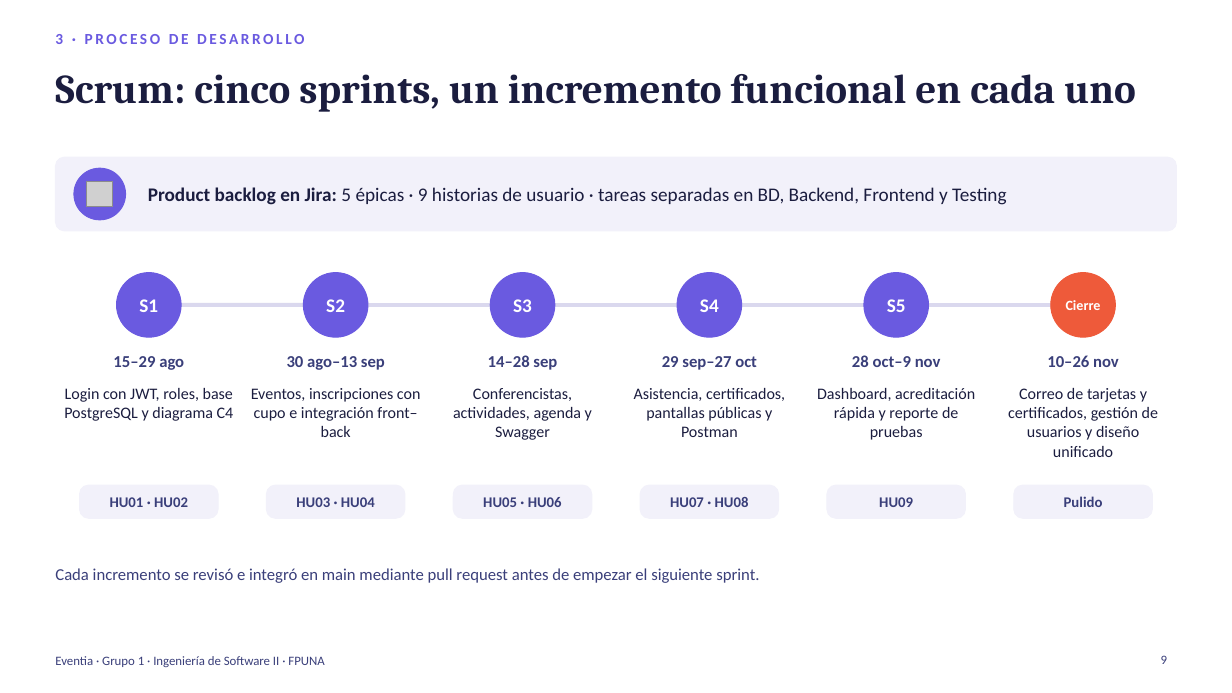
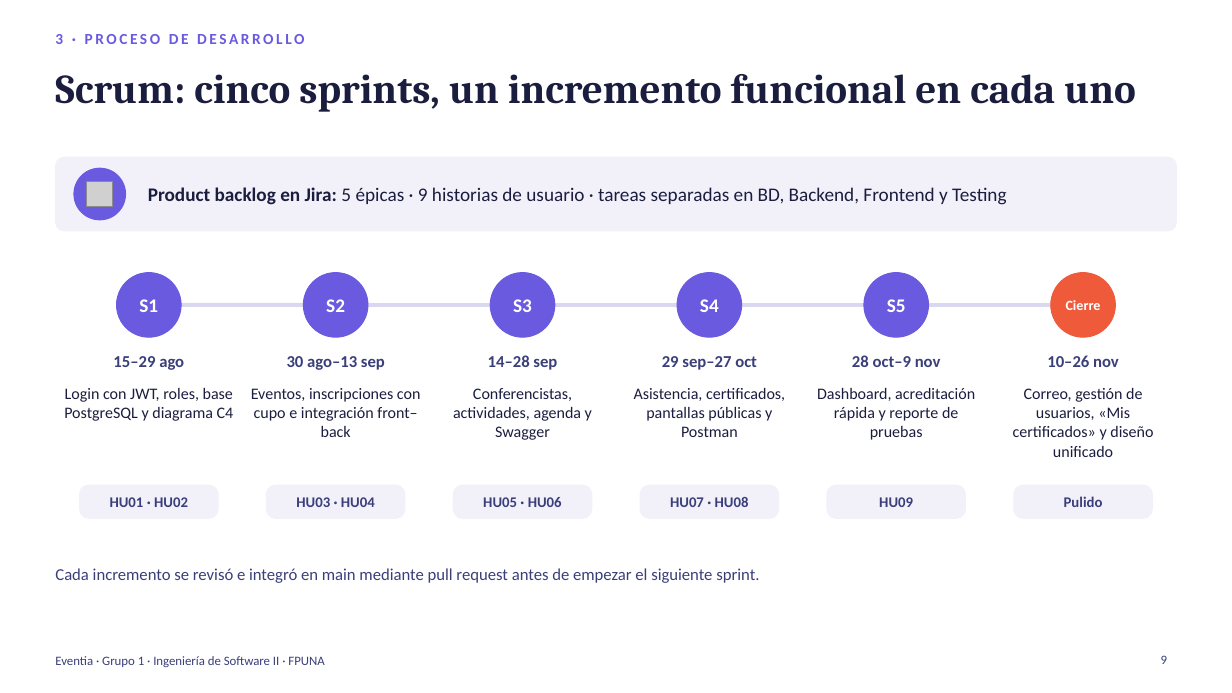
Before and after one commit to TobiasMiranda-FPUNA/Grupo-1-ING.-SOFT-II-Eventia, a slide deck: slide 9 of documentation/presentacion/Eventia_Presentacion.pptx. Drawn at 1232x693 pixels with LibreOffice and Linux fonts; fonts in the diff are those of the drawing; grey boxes stand for pictures. Boxes give left, top, right and bottom in pixels: in the first picture for what was removed or moved away, otherwise in the second. Text is boxed around its words. In the diff, an @@ line names an element or a change of style, - is before the commit and + after.

Commit message:
Ahora el participante puede ser sus certificados.

```diff
--- a/documentation/presentacion/Eventia_Presentacion.pptx
+++ b/documentation/presentacion/Eventia_Presentacion.pptx
@@ text at <box>1013,388,1153,457</box>: text changed @@
-Correo de tarjetas y certificados, gestión de usuarios y diseño unificado
+Correo, gestión de usuarios, «Mis certificados» y diseño unificado
```
Also in this commit, not shown: 6 other slides changed, 13 other files.
